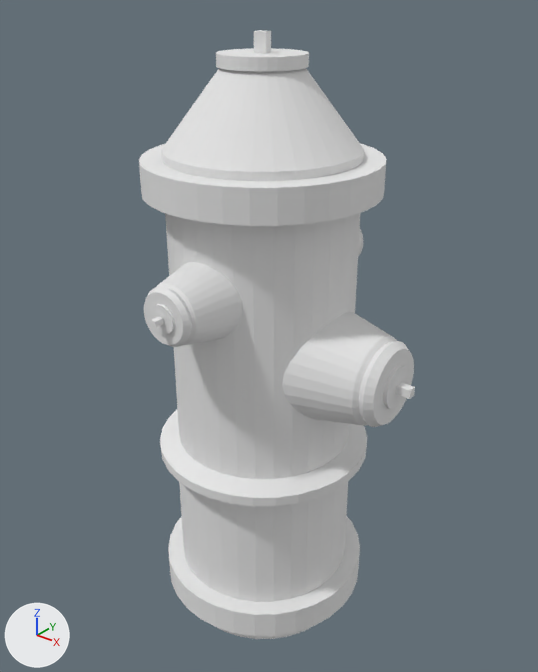
Renders of the OBJ model non U4 Models/HailHydrant.obj from each side of a commit.
The view is the same before and after, from a 50 mm lens placed at (86.4, -109.3, 133.2), pointed at (1.4, -3.0, 67.3). Arrows for +X, +Y and +Z are at lower left; the lights stay in place. Where no turn or scale is listed for an object, it has been applied to the vertices.

Objects in the first picture: 'Cylinder.004_Cylinder.007'.
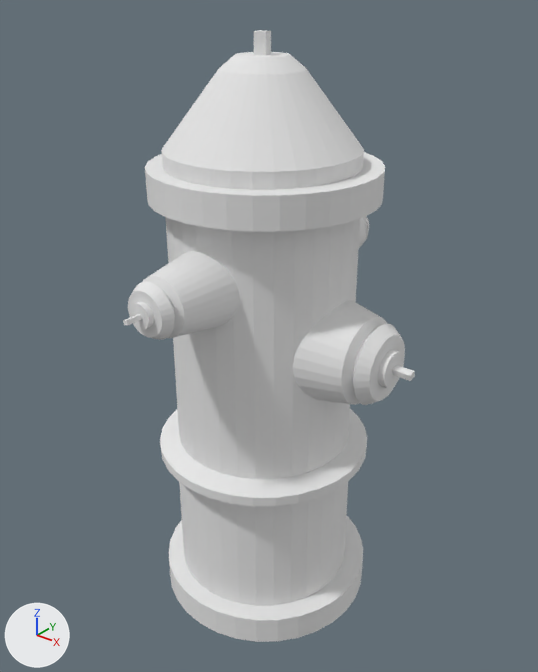
The change, as a list of edits to the scene's bpy script:
```text
Change me_cylinder_004_cylinder_007:
    used by ob_cylinder_004_cylinder_007; location = (0.0, 0.0, 0.0)
    remove me_cylinder_004_cylinder_007.from_pydata(...)  # 1152 vertices, 844 faces; spans x -23.1..33.8, y -32.7..28.0, z 1.5..124.5
    add me_cylinder_004_cylinder_007.from_pydata(...)  # 264 vertices, 232 faces; spans x -23.0..22.0, y -24.9..20.1, z 1.5..124.5
    me_cylinder_004_cylinder_007 part 1: 12 loose pieces with 888 vertices, spanning x -23.1..33.8, y -32.7..28.0, z 6.3..121.0, are deleted
Add me_cylinder_cylinder_004:
    me_cylinder_cylinder_004.from_pydata(...)  # a 32-sided cylinder along z spanning x -23.1..22.8, y -25.1..20.8, z 5.2..11.4
    me_cylinder_cylinder_004.materials.append(mat_none)  # white #e7e7e7
Add me_cylinder_003_cylinder_005:
    me_cylinder_003_cylinder_005.from_pydata(...)  # a 32-sided cylinder along z spanning x -22.1..21.7, y -24.1..19.8, z 95.8..101.7
    me_cylinder_003_cylinder_005.materials.append(mat_none)  # white #e7e7e7
Add me_cylinder_002_cylinder_003:
    me_cylinder_002_cylinder_003.from_pydata(...)  # 232 vertices, 169 faces; spans x -7.5..7.4, y 13.9..33.5, z 75.1..90.0
    me_cylinder_002_cylinder_003.materials.append(mat_none)  # white #e7e7e7
Add me_cylinder_001:
    me_cylinder_001.from_pydata(...)  # 232 vertices, 169 faces; spans x 10.2..33.4, y -13.7..9.3, z 57.2..80.1
    me_cylinder_001.materials.append(mat_none)  # white #e7e7e7
Add me_cylinder_000_cylinder_002:
    me_cylinder_000_cylinder_002.from_pydata(...)  # 232 vertices, 169 faces; spans x -7.5..7.4, y -38.4..-18.9, z 75.1..90.0
    me_cylinder_000_cylinder_002.materials.append(mat_none)  # white #e7e7e7
Add ob_cylinder_cylinder_004:
    ob_cylinder_cylinder_004 = bpy.data.objects.new('Cylinder_Cylinder.004', me_cylinder_cylinder_004)
    ob_cylinder_cylinder_004.location = (0.0, 0.0, 0.0)
Add ob_cylinder_003_cylinder_005:
    ob_cylinder_003_cylinder_005 = bpy.data.objects.new('Cylinder.003_Cylinder.005', me_cylinder_003_cylinder_005)
    ob_cylinder_003_cylinder_005.location = (0.0, 0.0, 0.0)
Add ob_cylinder_002_cylinder_003:
    ob_cylinder_002_cylinder_003 = bpy.data.objects.new('Cylinder.002_Cylinder.003', me_cylinder_002_cylinder_003)
    ob_cylinder_002_cylinder_003.location = (0.0, 0.0, 0.0)
Add ob_cylinder_001:
    ob_cylinder_001 = bpy.data.objects.new('Cylinder.001', me_cylinder_001)
    ob_cylinder_001.location = (0.0, 0.0, 0.0)
Add ob_cylinder_000_cylinder_002:
    ob_cylinder_000_cylinder_002 = bpy.data.objects.new('Cylinder.000_Cylinder.002', me_cylinder_000_cylinder_002)
    ob_cylinder_000_cylinder_002.location = (0.0, 0.0, 0.0)
```

Changed parts and their boxes (x1, y1, x2, y2) in the pictures (538 x 672 px):
'Cylinder.004_Cylinder.007', reshaped (25% narrower): before (139, 30, 415, 639); after (160, 30, 367, 606)
'Cylinder.003_Cylinder.005', added: after (145, 152, 385, 232)
'Cylinder.001', added: after (293, 300, 415, 405)
'Cylinder_Cylinder.004', added: after (168, 515, 363, 642)
'Cylinder.000_Cylinder.002', added: after (123, 251, 239, 340)
'Cylinder.002_Cylinder.003', added: after (359, 216, 369, 248)
part 1 of me_cylinder_004_cylinder_007, deleted: before (139, 48, 415, 636)
